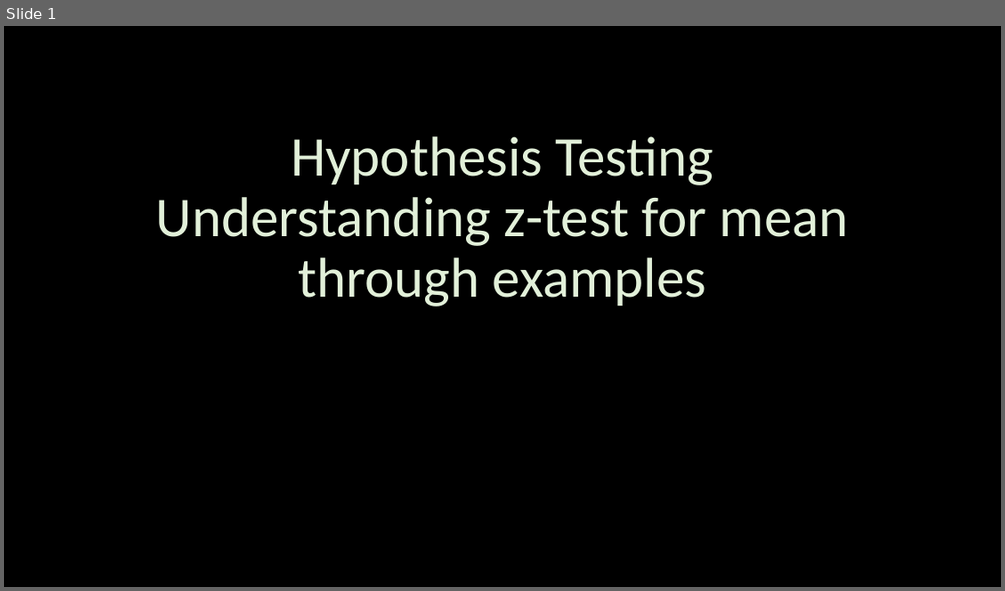
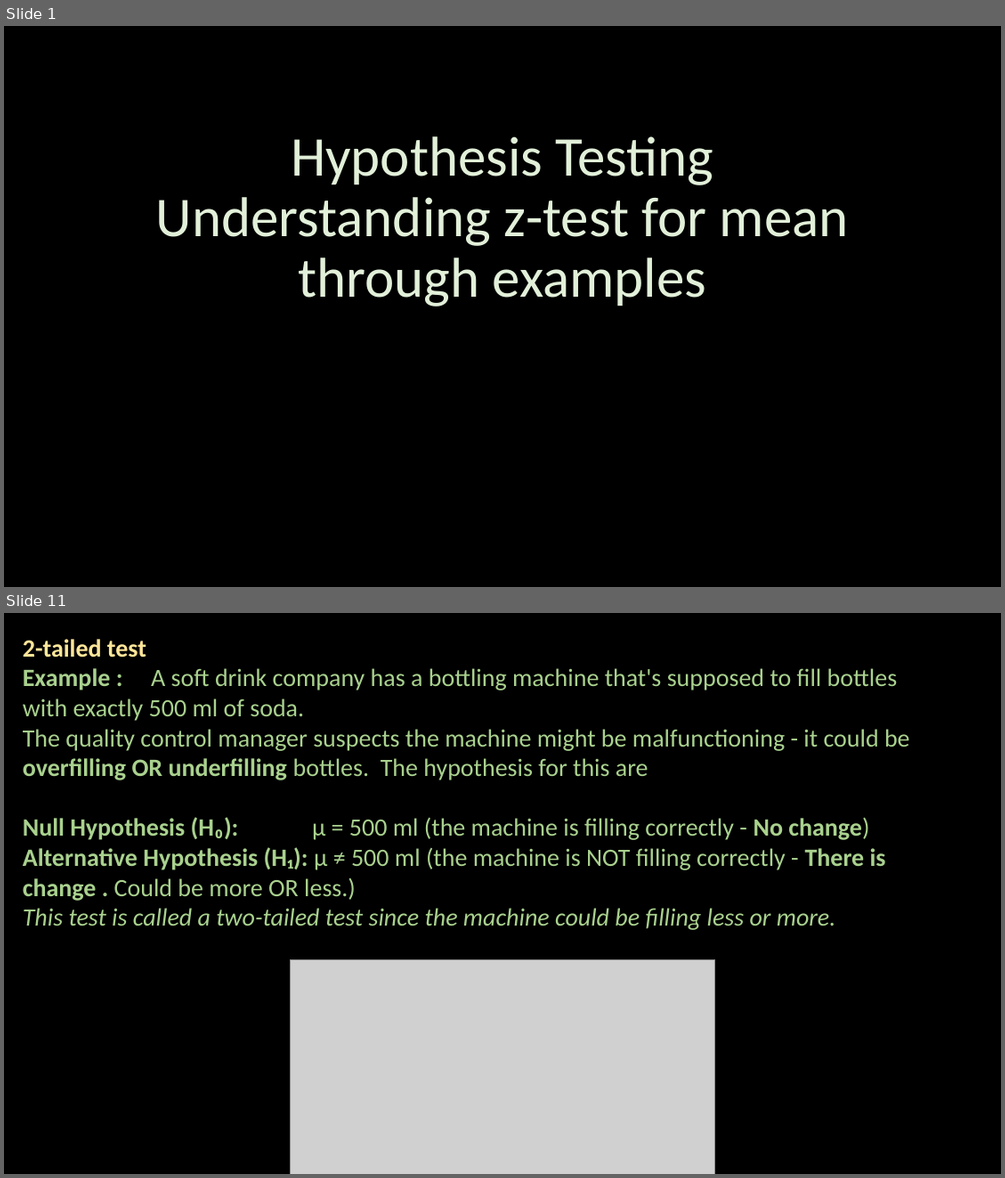
Before and after one commit to ash322ash422/youtube, a slide deck: probability_and_statistics/5_inference/Hypothesis-Testing1_z-test.pptx. Shown one above the other, each under a label of ours: slide 1 before the commit, slides 1 and 11 after it; the slides between them are not shown. The pictures are 1005x591 and 1005x1178 pixels, drawn with LibreOffice and Linux fonts; fonts in the diff are those of the drawing; grey boxes stand for pictures. Boxes give left, top, right and bottom in pixels: in the first picture for what was removed or moved away, otherwise in the second. Text is boxed around its words. In the diff, an @@ line names an element or a change of style, - is before the commit and + after.

```diff
--- a/probability_and_statistics/5_inference/Hypothesis-Testing1_z-test.pptx
+++ b/probability_and_statistics/5_inference/Hypothesis-Testing1_z-test.pptx
@@ slide 11 added at [4, 613, 1001, 1174], background #000000 @@
@@ text added at [23, 639, 910, 930], 24 pt, text #A9D18E @@
+2-tailed test
+Example : A soft drink company has a bottling machine that's supposed to fill bottles with exactly 500 ml of soda.
+The quality control manager suspects the machine might be malfunctioning - it could be overfilling OR underfilling bottles. The hypothesis for this are
+Null Hypothesis (H₀): μ = 500 ml (the machine is filling correctly - No change)
+Alternative Hypothesis (H₁): μ ≠ 500 ml (the machine is NOT filling correctly - There is change . Could be more OR less.)
+This test is called a two-tailed test since the machine could be filling less or more.
@@ picture added at [291, 959, 715, 1174] @@
```
Also in this commit, not shown: 13 slides changed, 9 other slides added, 1 slide removed, 7 other files.
